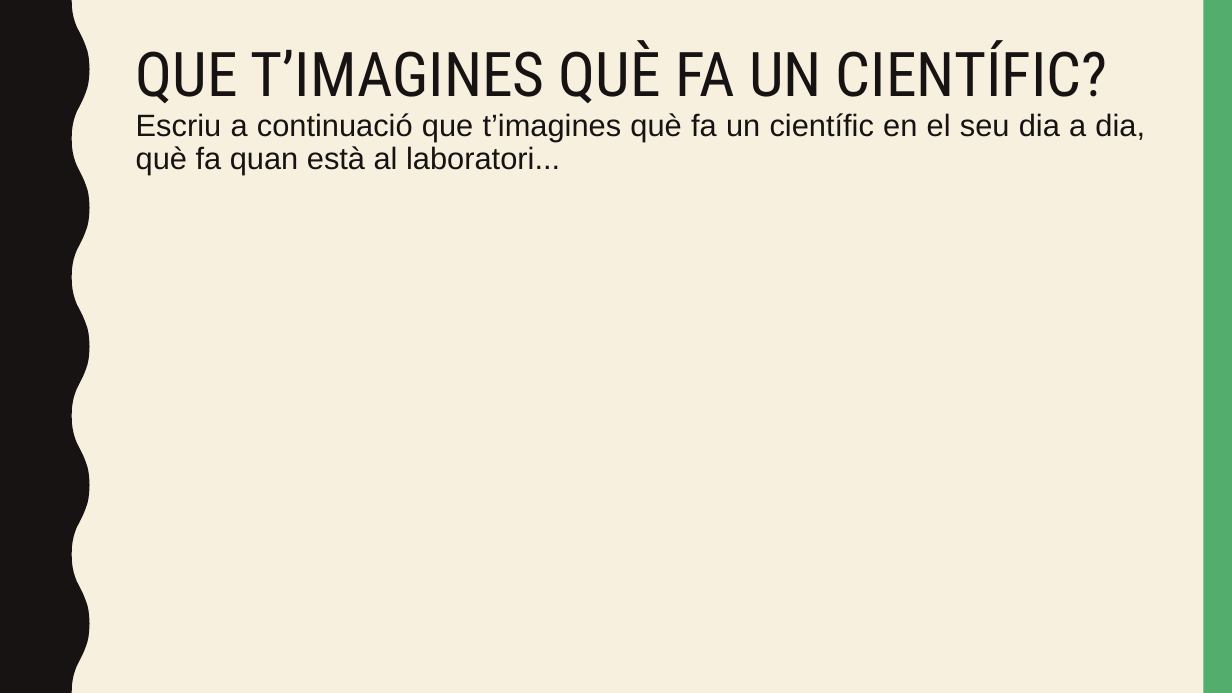
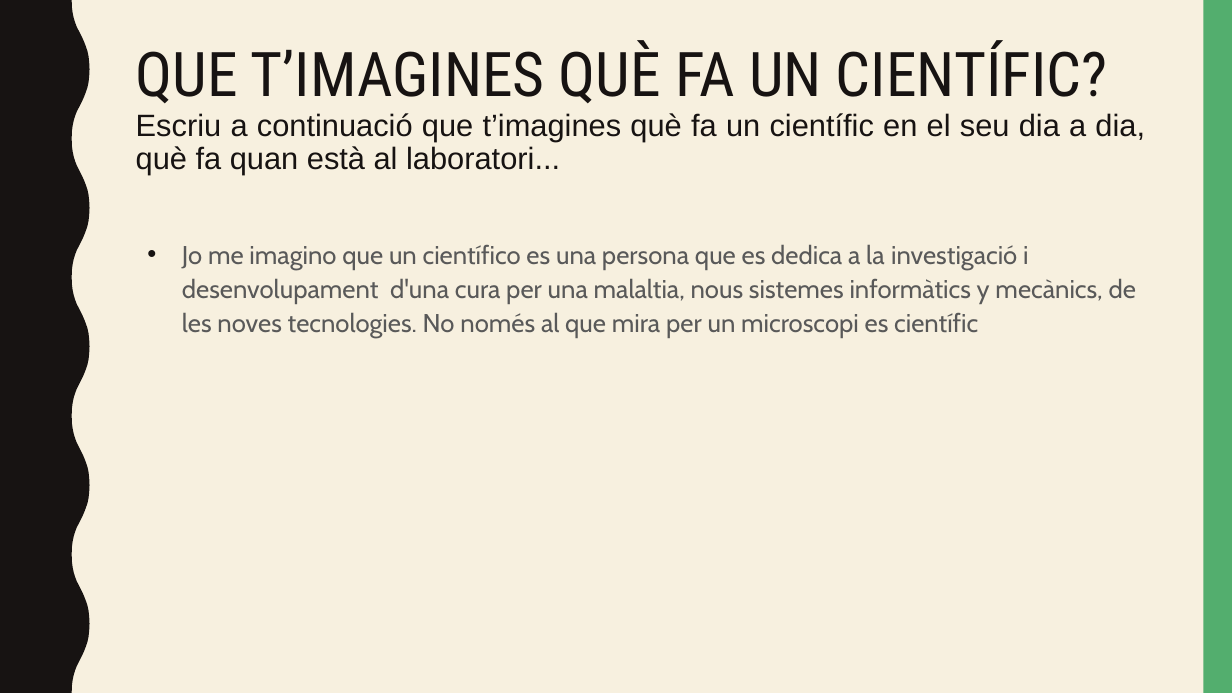
Before and after one commit to 360kbcn/Deures, a slide deck: slide 3 of 13-15-05-2020/EXPERIMENTS_Marc_Rios.pptx. Drawn at 1232x693 pixels with LibreOffice and Linux fonts; fonts in the diff are those of the drawing. Boxes give left, top, right and bottom in pixels: in the first picture for what was removed or moved away, otherwise in the second. Text is boxed around its words. In the diff, an @@ line names an element or a change of style, - is before the commit and + after.

```diff
--- a/13-15-05-2020/EXPERIMENTS_Marc_Rios.pptx
+++ b/13-15-05-2020/EXPERIMENTS_Marc_Rios.pptx
@@ text added at bbox=[182, 244, 1136, 337], 20 pt, text #595959 @@
+• Jo me imagino que un científico es una persona que es dedica a la investigació i desenvolupament d'una cura per una malaltia, nous sistemes informàtics y mecànics, de les noves tecnologies. No només al que mira per un microscopi es científic
```
Also in this commit, not shown: 1 other slide changed.
